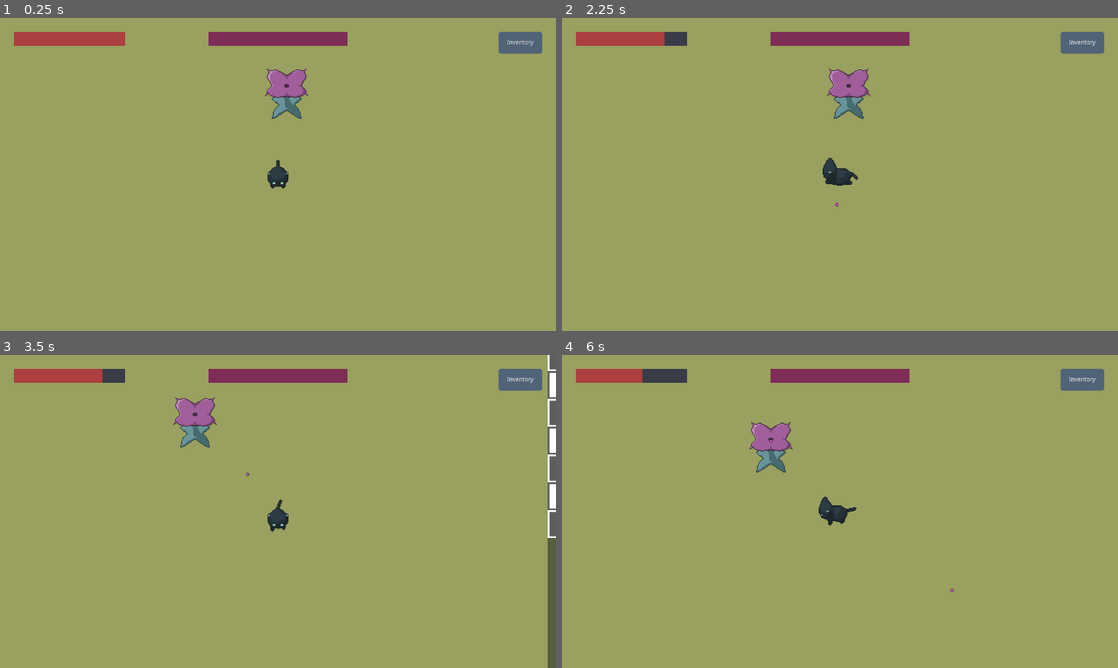
Above: before the commit, frames 1-4 (two rows, left to right).
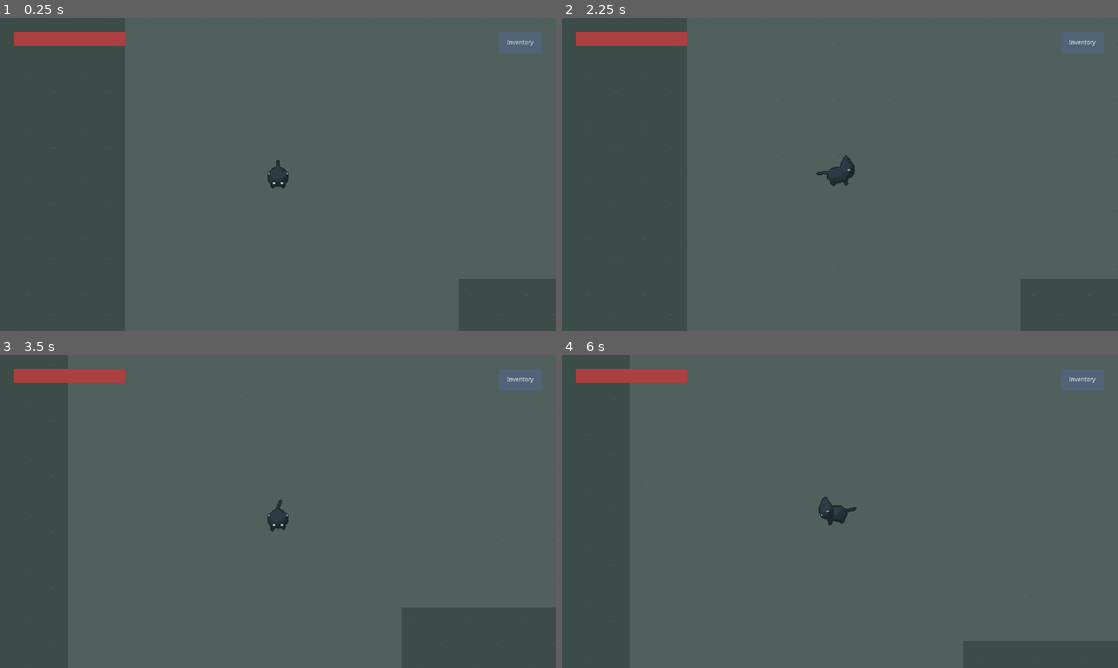
Above: after the commit, the same moments.

Repository: deerformera/neruka
Game: Godot game, scene res://worlds/world.tscn
The game is run twice, just before and just after one commit, with the same random seed, the same clock (stepped at 60 frames per second) and the same inputs.
Inputs:
- Up to frame 1 (0.25 s): no input
- Up to frame 2 (2.25 s): click "Inventory" at 0.5 s; click "X" at 1.25 s; tap Enter at 2 s; hold D (n_right) from 2.03 s (still down); hold Space (n_attack) from 2.03 s (still down)
- Up to frame 3 (3.5 s): release D (n_right) at 2.78 s; release Space (n_attack) at 2.78 s; hold S (n_down) from 2.78 s (still down); tap 1 (n_ability1) at 2.85 s; tap Space (n_attack) at 3.05 s
- Up to frame 4 (6 s): release S (n_down) at 3.53 s; hold D (n_right) 3.53-4.28 s; hold Space (n_attack) 3.53-4.28 s; hold W (n_up) 4.28-5.03 s; tap Space (n_attack) at 4.35, 5.85 s; hold Space (n_attack) 5.03-5.78 s; hold A (n_left) from 5.03 s (still down); tap 1 (n_ability1) at 5.1 s

The runs differ from the first frame. In frame 1, 98% of the frame differs, in the area x 0-100%, y 0-100%; in frame 2, 98%; in frame 3, 98%; in frame 4, 99%.

Commit message:
ability class and grora tilemap addition

Diff:
--- a/characters/pincho/pincho.tscn
+++ b/characters/pincho/pincho.tscn
@@ -166,6 +166,7 @@
 collision_mask = 0
 script = ExtResource( 2 )
 health = 3
+id = 1
 
 [node name="Sprite" type="Sprite" parent="."]
 material = ExtResource( 7 )
--- a/classes/ability.gd
+++ b/classes/ability.gd
@@ -2,43 +2,20 @@
 class_name Ability
 
 signal cast
-signal ability
+signal activated
 
-onready var cat: Character = $"../.."
-
-export var cooldown: float = 1.0
-export var passive = false
-export(float, 0.1, 50) var passive_duration
-
-var duration_timer: Timer
-var cooldown_timer: Timer = Timer.new()
+export var cooldownTime: int = 1
+onready var cooldownTimer = Utils.create_timer(cooldownTime)
 
 func _ready():
-	cat.connect("attack", self, "attack")
-	self.connect("cast", self, "cast")
-
-	if passive:
-		duration_timer = Timer.new()
-		duration_timer.wait_time = passive_duration
-		duration_timer.one_shot = true
-		duration_timer.connect("timeout", self, "passive_timeout")
-		add_child(duration_timer)
-
-	cooldown_timer.wait_time = cooldown
-	cooldown_timer.one_shot = true
-	add_child(cooldown_timer)
+	self.connect("cast", self, "onCast")
+	add_child(cooldownTimer)
 
 func cast():
-	if cooldown_timer.is_stopped():
-		if passive:
-			duration_timer.start()
-			passive()
-		else:
-			cooldown_timer.start()
-			ability()
-			emit_signal("ability")
+	if !cooldownTimer.is_stopped(): return
 
-func passive_timeout(): cooldown_timer.start()
-func passive(): pass
-func ability(): pass
-func attack(): pass
+	cooldownTimer.start()
+	self.activate()
+	self.emit_signal("activated")
+
+func activate(): pass
--- a/classes/boss.gd
+++ b/classes/boss.gd
@@ -1,6 +1,7 @@
 extends Character
 class_name Boss
 
+export var id: int = 0
 var target: Character = null
 
 var orb = preload("res://misc/scenes/orb.tscn")
@@ -16,6 +17,7 @@
 
 func die():
 	.die()
+	CatController.Abilities.identify(id)
 	get_tree().root.get_node("World").call_deferred("add_child", create_orb())
 	get_node("AnimationPlayer").play("Die")
 	emit_signal("die")
--- a/scripts/abilitiesController.gd
+++ b/scripts/abilitiesController.gd
@@ -1,7 +1,7 @@
 extends Node
 class_name AbilitiesController
 
-var knowledges := [1,2,3]
+var knowledges := []
 var abilities := []
 var current_abilities := []
 
--- a/scripts/levelController.gd
+++ b/scripts/levelController.gd
@@ -21,7 +21,7 @@
 
 func getLevelValue() -> Dictionary:
 	return {
-		"health": (level.vitality * 2) + 5,
+		"health": (level.vitality * 5) + 20,
 		"damage": (level.strength * 2) + 1
 	}
 
--- a/worlds/world.tscn
+++ b/worlds/world.tscn
@@ -221,7 +221,7 @@
 [node name="World" type="Node2D"]
 
 [node name="Cat" parent="." instance=ExtResource( 2 )]
-position = Vector2( 5984, -808 )
+position = Vector2( 944, -1336 )
 
 [node name="Maps" type="Node" parent="."]
 
Binary file added: characters/teera/deer.png
Binary file changed: misc/maps/grora.png
